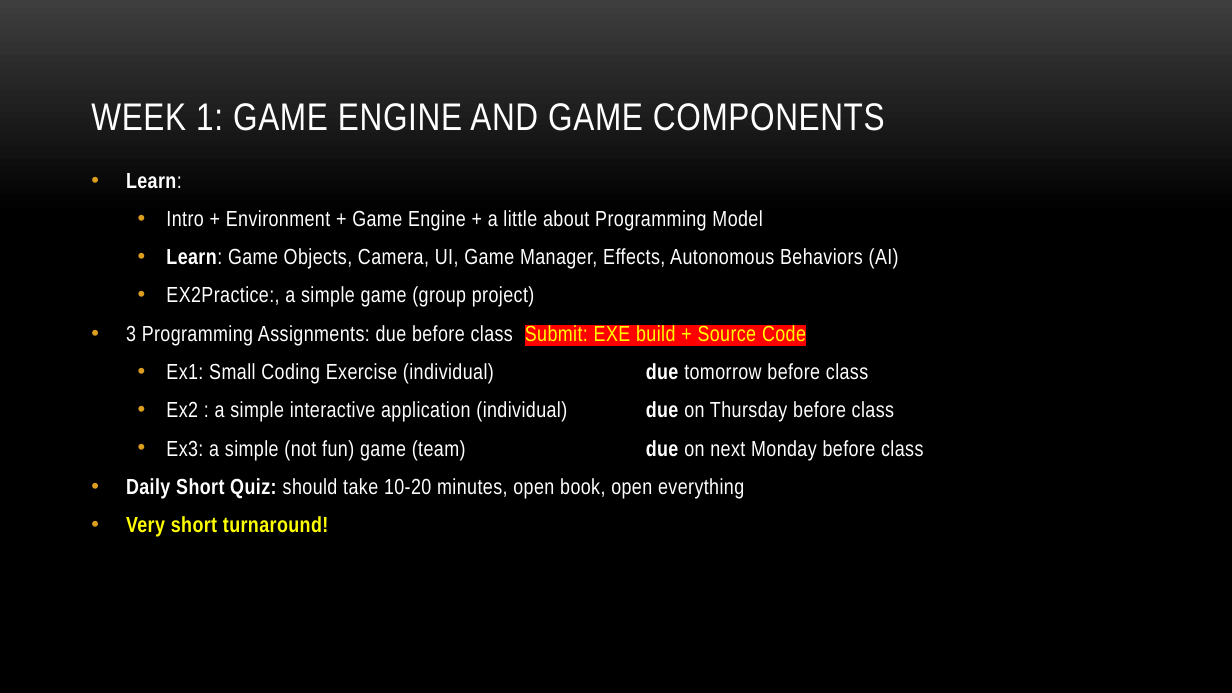
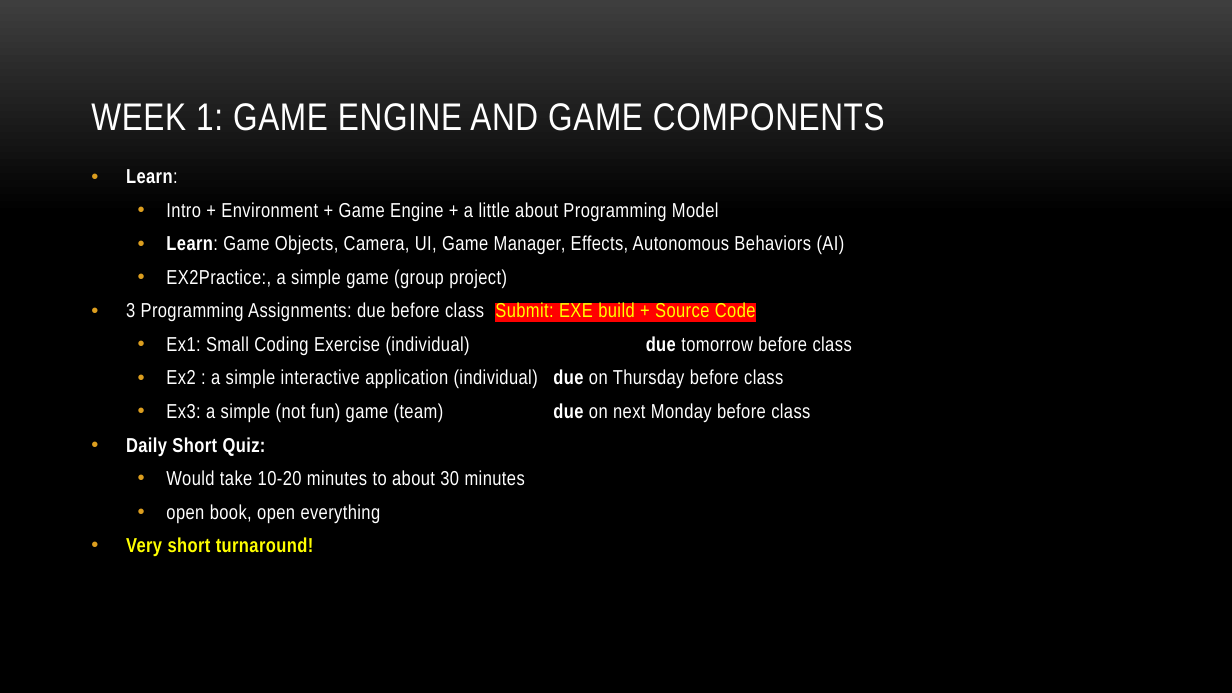
Before and after one commit to myuwbclasses/IntroGameDev-XJTU, a slide deck: slide 12 of PPT/Intro.pptx. Drawn at 1232x693 pixels with LibreOffice and Linux fonts; fonts in the diff are those of the drawing; background and template pictures are left out. Boxes give left, top, right and bottom in pixels: in the first picture for what was removed or moved away, otherwise in the second. Text is boxed around its words. In the diff, an @@ line names an element or a change of style, - is before the commit and + after.

```diff
--- a/PPT/Intro.pptx
+++ b/PPT/Intro.pptx
@@ text at box(126, 169, 845, 557): size 17 to 15.7 pt in "Learn:", "Intro + Environment + Game Engine + ...", "Learn: Game Objects, Camera, UI, Game Manager, ...", "EX2Practice:, a simple game (group project)" and 5 more places; line spacing 1 to 0.9 @@
@@ text at box(126, 437, 525, 524): text changed; size 17 to 15.7 pt @@
-• Daily Short Quiz: should take 10-20 minutes, open book, open everything
+• Daily Short Quiz:
+  • Would take 10-20 minutes to about 30 minutes
+  • open book, open everything
```
Also in this commit, not shown: 3 other slides changed.
